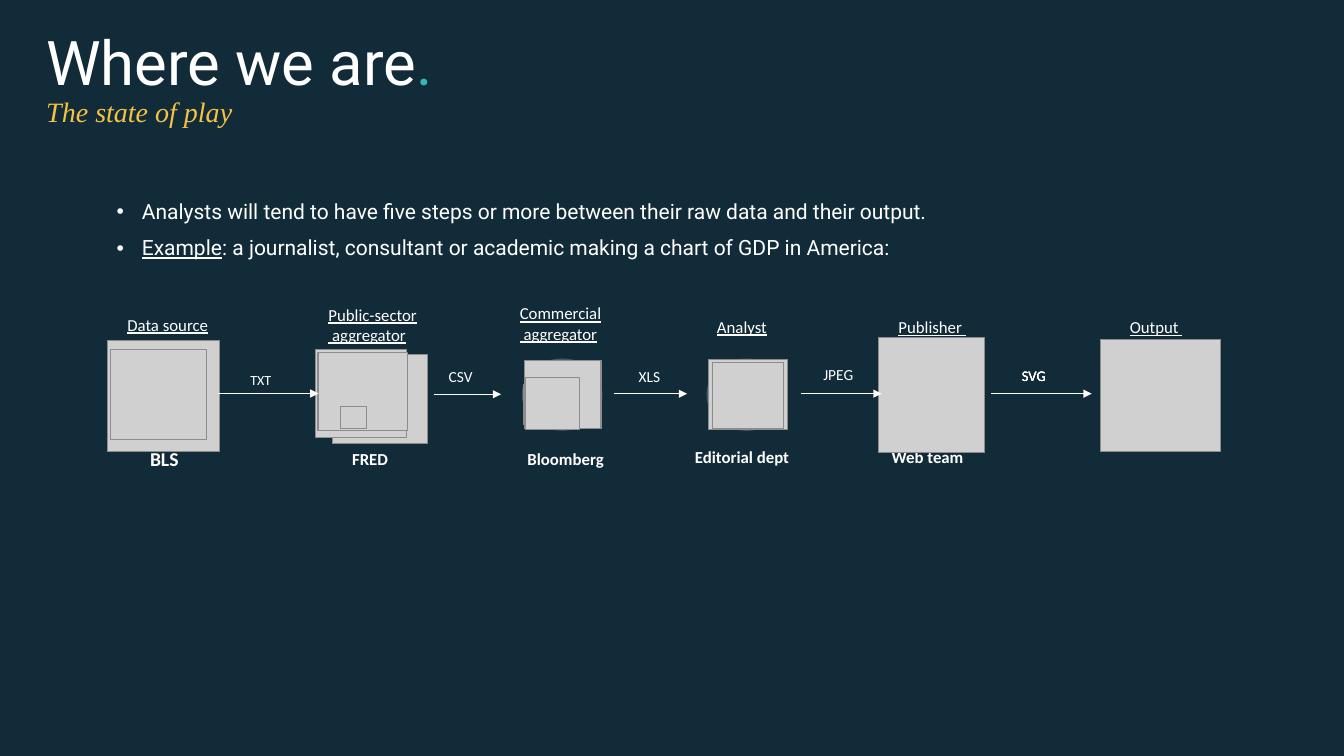
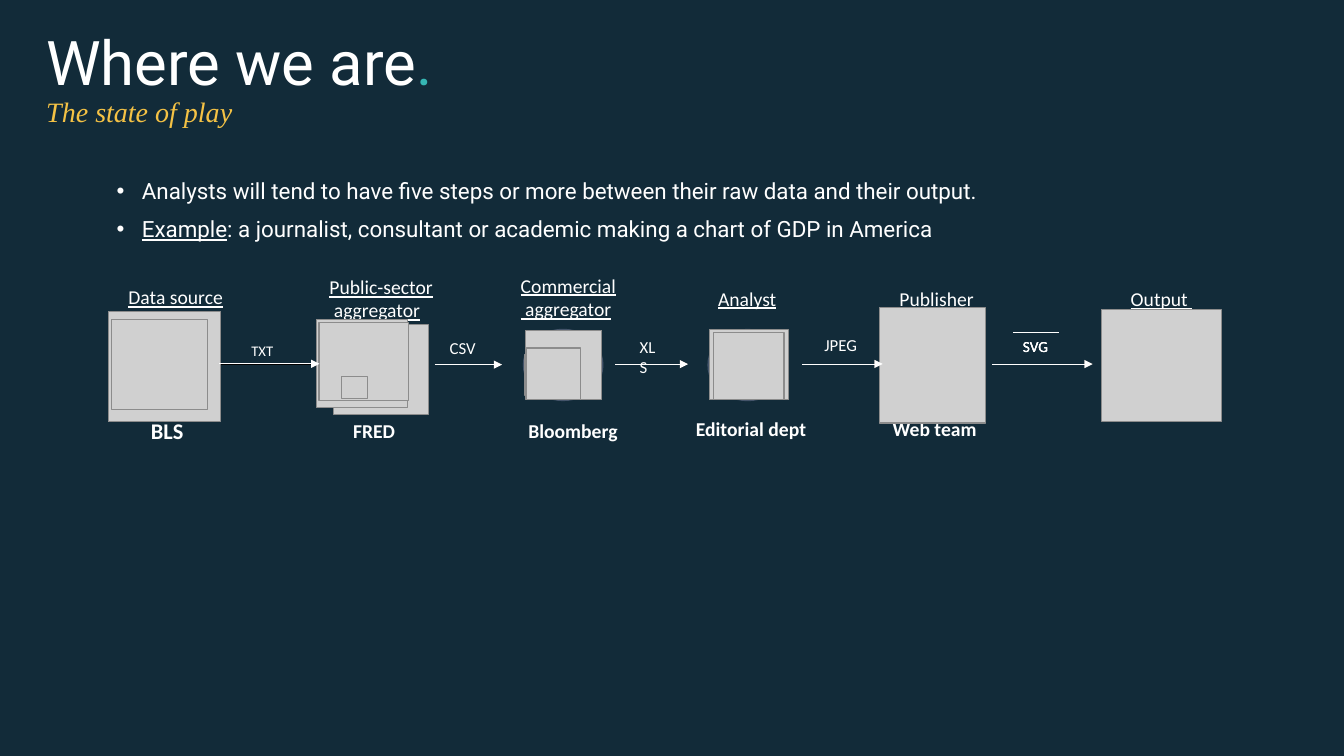
Before and after one commit to EconomicsObservatory/courses, a slide deck: slide 4 of 1/s1_Charts_as_data.pptx. Drawn at 1344x756 pixels with LibreOffice and Linux fonts; fonts in the diff are those of the drawing; grey boxes stand for pictures; background and template pictures are left out. Boxes give left, top, right and bottom in pixels: in the first picture for what was removed or moved away, otherwise in the second. Text is boxed around its words. In the diff, an @@ line names an element or a change of style, - is before the commit and + after.

```diff
--- a/1/s1_Charts_as_data.pptx
+++ b/1/s1_Charts_as_data.pptx
@@ text "Analysts will tend to have ...": place and size @@
-text "Analysts will tend to have ..." at [142,203,926,260]
+text "Analysts will tend to have ..." at [142,182,976,242]
@@ text at [142,182,976,204]: size 15 to 16 pt in "Analysts will tend to have five steps ..." @@
@@ text at [142,220,932,242]: text changed; size 15 to 16 pt @@
-• Example: a journalist, consultant or academic making a chart of GDP in America:
+• Example: a journalist, consultant or academic making a chart of GDP in America
@@ text "Commercial": place and size @@
-text "Commercial" at [520,307,601,343]
+text "Commercial" at [521,279,616,320]
@@ text "Data source": place and size @@
-text "Data source" at [127,320,208,334]
+text "Data source" at [128,291,223,308]
@@ text "Public-sector": place and size @@
-text "Public-sector" at [328,309,416,344]
+text "Public-sector" at [329,280,432,323]
@@ text "Analyst": place and size @@
-text "Analyst" at [717,321,767,336]
+text "Analyst" at [718,292,776,309]
@@ text "Publisher": place and size @@
-text "Publisher" at [898,321,962,338]
+text "Publisher" at [899,292,973,312]
@@ text "Output": place and size @@
-text "Output" at [1130,322,1179,336]
+text "Output" at [1131,293,1188,312]
@@ text "TXT" at [251,346,273,356]: size 10 to 10.5 pt @@
@@ picture added at [525,355,580,396] @@
@@ 11 pictures, 10 arrows, 4 texts, 3 ellipses, 2 rectangles: place and size @@
-11 pictures, 10 arrows, 4 texts, 3 ellipses, 2 rectangles at [107,338,1220,453]
+11 pictures, 10 arrows, 4 texts, 3 ellipses, 2 rectangles at [108,308,1221,422]
@@ size 11 to 12 pt in 3 elements at [824,340,857,351], [450,343,476,354], [630,332,673,382] @@
@@ text "XLS": place and size @@
-text "XLS" at [639,372,661,382]
+text "XLS" at [630,332,673,382]
@@ size 10.5 to 11 pt in 3 elements at [1023,342,1048,353], [1013,332,1060,361], [1013,332,1060,361] @@
@@ picture added at [342,376,368,398] @@
@@ picture removed at [524,384,579,425] @@
@@ text "BLS": place and size @@
-text "BLS" at [150,450,179,466]
+text "BLS" at [151,420,183,439]
@@ text "BLS" at [151,420,183,439]: size 14 to 16 pt @@
@@ picture removed at [341,406,367,429] @@
@@ text "FRED": place and size @@
-text "FRED" at [352,454,388,465]
+text "FRED" at [353,425,395,438]
@@ size 12 to 14 pt in 10 elements at [353,425,395,438], [521,279,616,320], [1131,293,1188,312], [718,292,776,309], [893,420,976,442], [899,292,973,312], [329,280,432,323], [128,291,223,308], [696,422,806,439], [528,424,617,442] @@
@@ text "Bloomberg": place and size @@
-text "Bloomberg" at [527,453,603,468]
+text "Bloomberg" at [528,424,617,442]
@@ text "Editorial dept": place and size @@
-text "Editorial dept" at [695,451,789,466]
+text "Editorial dept" at [696,422,806,439]
@@ text "Web team": place and size @@
-text "Web team" at [892,450,963,468]
+text "Web team" at [893,420,976,442]
```
Also in this commit, not shown: 3 other slides changed, 6 other files.
